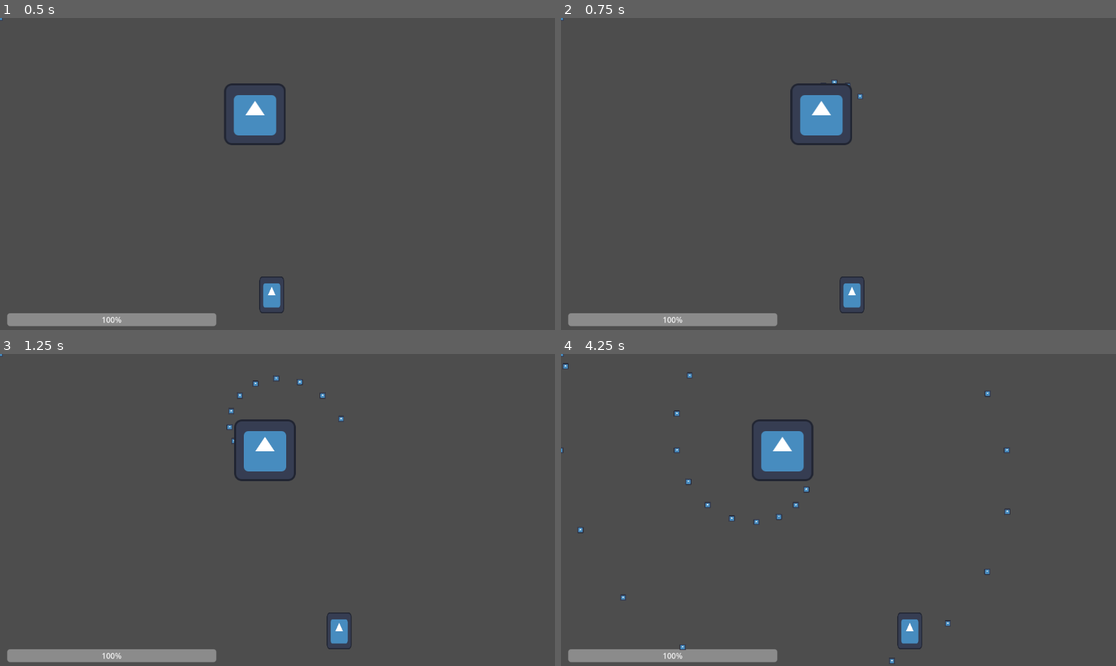
Above: before the commit, frames 1-4 (two rows, left to right).
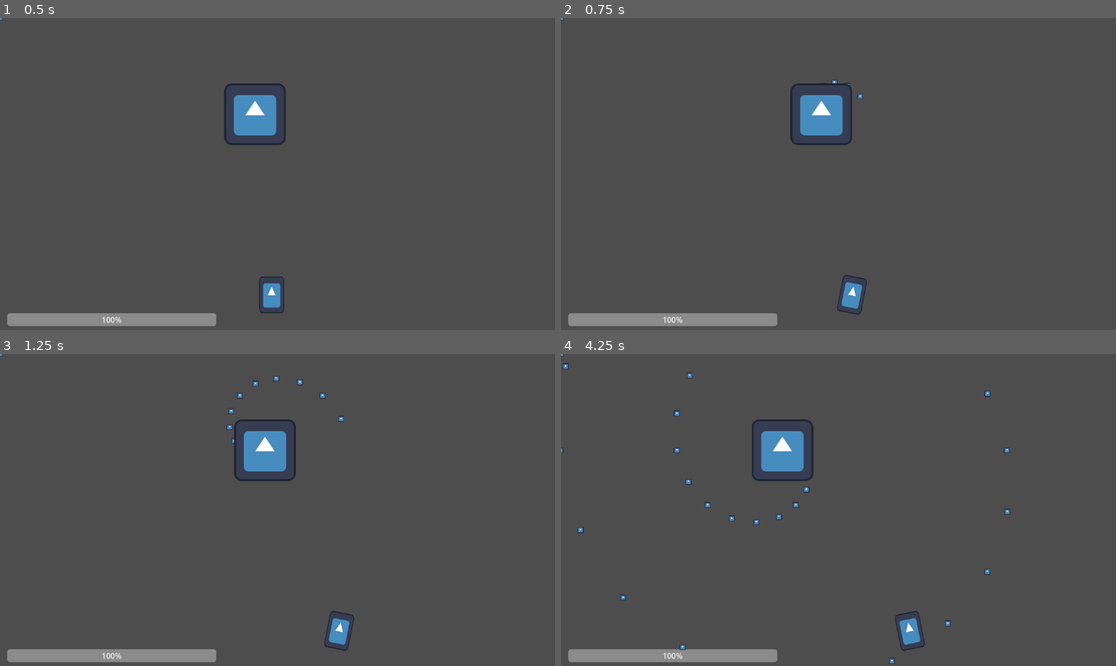
Above: after the commit, the same moments.

Repository: AustereTriceratops/BulletHellEngine
Game: Godot game, scene res://levels/level.tscn
Same seed, same stepped clock (60 frames per second), same inputs: the game is played once before the commit and once after it. The engine's default icon, where the game draws it, is replaced by a stand-in: a white triangle on a blue panel in a dark square.
Inputs:
- Up to frame 1 (0.5 s): no input
- Up to frame 2 (0.75 s): hold D (player_right) from 0.53 s (still down)
- Up to frame 3 (1.25 s): keep holding D (player_right)
- Up to frame 4 (4.25 s): release D (player_right) at 1.28 s; hold S (player_down) 1.28-2.03 s; hold D (player_right) 2.03-2.78 s; hold W (player_up) 2.78-3.53 s; hold A (player_left) from 3.53 s (still down)

Frame 1 is identical in both runs. In frame 2, 0.1% of the frame differs, in the area x 49-56%, y 82-96%; in frame 3, 0.1%; in frame 4, 0.2%, in the area x 60-66%, y 82-96%.

Commit message:
tweening player roation while moving

Diff:
--- a/levels/level.tscn
+++ b/levels/level.tscn
@@ -1,11 +1,9 @@
-[gd_scene load_steps=6 format=3 uid="uid://cwy74via8ycqp"]
+[gd_scene load_steps=5 format=3 uid="uid://cwy74via8ycqp"]
 
 [ext_resource type="Script" path="res://levels/level.gd" id="1_2twt2"]
 [ext_resource type="PackedScene" uid="uid://detv1axhdgtlh" path="res://bullets/Bullet.tscn" id="2_3u8gd"]
 [ext_resource type="PackedScene" uid="uid://gnsp8mu4u6ch" path="res://player/Player.tscn" id="3_wkmk4"]
 [ext_resource type="Script" path="res://ui/uiManager.gd" id="4_pwtq4"]
-
-[sub_resource type="FastNoiseLite" id="FastNoiseLite_0bq4t"]
 
 [node name="Level" type="Node2D"]
 script = ExtResource("1_2twt2")
@@ -23,7 +21,6 @@
 layout_mode = 3
 anchors_preset = 0
 script = ExtResource("4_pwtq4")
-noise = SubResource("FastNoiseLite_0bq4t")
 
 [node name="Healthbar" type="ProgressBar" parent="UI"]
 layout_mode = 0
--- a/player/player.gd
+++ b/player/player.gd
@@ -36,6 +36,31 @@
 	if Input.is_action_pressed('player_down'):
 		position.y += speed * delta
 
+func _input(event):
+	if Input.is_action_just_released('player_left') || Input.is_action_just_released('player_right'):
+		var tween = create_tween()
+		tween.tween_property(
+			self, 'rotation', 0, 0.3
+		).set_trans(Tween.TRANS_CUBIC).set_ease(Tween.EASE_OUT)
+
+	if Input.is_action_just_pressed('player_left'):
+		if Input.is_action_pressed('player_right'):
+			Input.action_release('player_right')
+
+		var tween = create_tween()
+		tween.tween_property(
+			self, 'rotation', -0.2, 0.3
+		).set_trans(Tween.TRANS_CUBIC).set_ease(Tween.EASE_OUT)
+
+	if Input.is_action_just_pressed('player_right'):
+		if Input.is_action_pressed('player_left'):
+			Input.action_release('player_left')
+
+		var tween = create_tween()
+		tween.tween_property(
+			self, 'rotation', 0.2, 0.3
+		).set_trans(Tween.TRANS_CUBIC).set_ease(Tween.EASE_OUT)
+
 func _on_body_entered(body):
 	if body.is_in_group("enemy_bullets"):
 		damage()
--- a/ui/uiManager.gd
+++ b/ui/uiManager.gd
@@ -1,6 +1,4 @@
 extends Control
-
-@export var noise: FastNoiseLite
 
 var playerNode: Node
 
@@ -27,7 +25,6 @@
 # ========================
 
 func _process(delta):
-	print(offset_left)
 	if trauma > 0:
 		trauma = max(trauma - delta*traumaDecay, 0)
 		shake()
